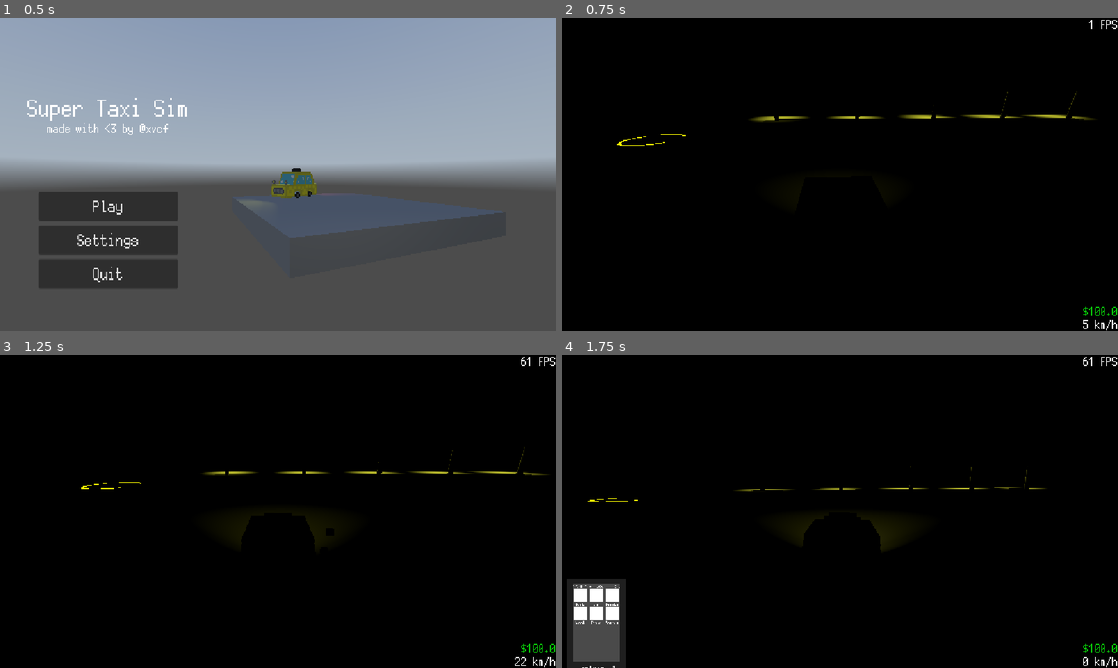
Above: before the commit, frames 1-4 (two rows, left to right).
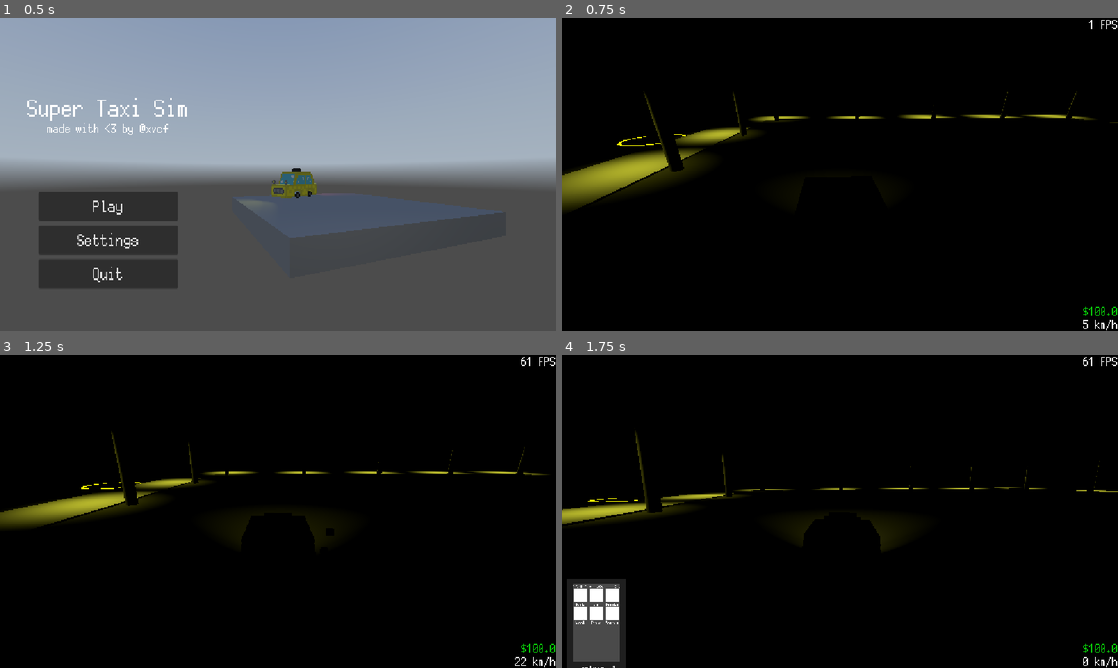
Above: after the commit, the same moments.

Repository: RafaeloxMC/super-taxi-sim
Game: Godot game, scene res://scenes/ui/main_menu.tscn
The game is run twice, just before and just after one commit, with the same random seed, the same clock (stepped at 60 frames per second) and the same inputs. A sky picture missing from this copy of the repository is replaced by a grey-blue gradient.
Inputs:
- Up to frame 1 (0.5 s): no input
- Up to frame 2 (0.75 s): click "Play" at 0.5 s
- Up to frame 3 (1.25 s): no input
- Up to frame 4 (1.75 s): tap Enter at 1.25 s; hold D (steer_right) from 1.28 s (still down); tap Q (phone) at 1.35 s

Frame 1 is identical in both runs. In frame 2, 2.9% of the frame differs, in the area x 0-100%, y 23-62%; in frame 3, 1.9%; in frame 4, 1.2%.

Commit message:
Place more lamps

Diff:
--- a/scenes/map/world.tscn
+++ b/scenes/map/world.tscn
@@ -140,6 +140,27 @@
 [node name="StreetLamp10" parent="Lamps" instance=ExtResource("11_5kusv")]
 transform = Transform3D(-1, 0, -8.742278e-08, 0, 1, 0, 8.742278e-08, 0, -1, -58.256374, 1.5152564, -20.52594)
 
+[node name="StreetLamp11" parent="Lamps" instance=ExtResource("11_5kusv")]
+transform = Transform3D(-4.371139e-08, 0, -1, 0, 1, 0, 1, 0, -4.371139e-08, -60.20303, 1.5152564, -16.172916)
+
+[node name="StreetLamp12" parent="Lamps" instance=ExtResource("11_5kusv")]
+transform = Transform3D(-4.371139e-08, 0, -1, 0, 1, 0, 1, 0, -4.371139e-08, -60.20303, 1.5152564, 0.39247322)
+
+[node name="StreetLamp13" parent="Lamps" instance=ExtResource("11_5kusv")]
+transform = Transform3D(-4.371139e-08, 0, -1, 0, 1, 0, 1, 0, -4.371139e-08, -60.20303, 1.5152564, 16.776602)
+
+[node name="StreetLamp14" parent="Lamps" instance=ExtResource("11_5kusv")]
+transform = Transform3D(-4.371139e-08, 0, -1, 0, 1, 0, 1, 0, -4.371139e-08, -60.20303, 1.5152564, 32.21723)
+
+[node name="StreetLamp16" parent="Lamps" instance=ExtResource("11_5kusv")]
+transform = Transform3D(-4.371139e-08, 0, 1, 0, 1, 0, -1, 0, -4.371139e-08, 13.139553, 1.5152564, -2.5453186)
+
+[node name="StreetLamp17" parent="Lamps" instance=ExtResource("11_5kusv")]
+transform = Transform3D(-4.371139e-08, 0, 1, 0, 1, 0, -1, 0, -4.371139e-08, 13.139553, 1.5152564, 13.83881)
+
+[node name="StreetLamp18" parent="Lamps" instance=ExtResource("11_5kusv")]
+transform = Transform3D(-4.371139e-08, 0, 1, 0, 1, 0, -1, 0, -4.371139e-08, 13.139553, 1.5152564, 29.27944)
+
 [node name="Camera3D" type="Camera3D" parent="." node_paths=PackedStringArray("target")]
 transform = Transform3D(-1, 0, -8.742278e-08, 0, 1, 0, 8.742278e-08, 0, -1, 0, 9.123532, 0)
 current = true
